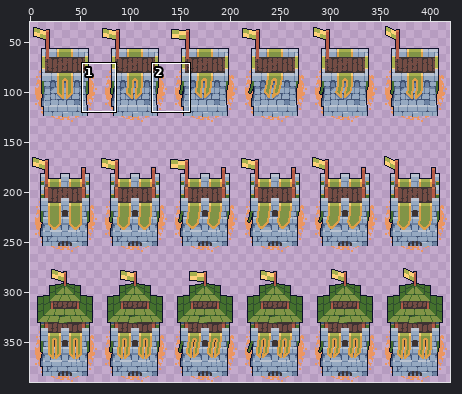
A sprite sheet gets an edit: images/towers/archer_tower.png. Above: a wide view before the commit, with the close-up outlined.
Close-up. Earlier state:
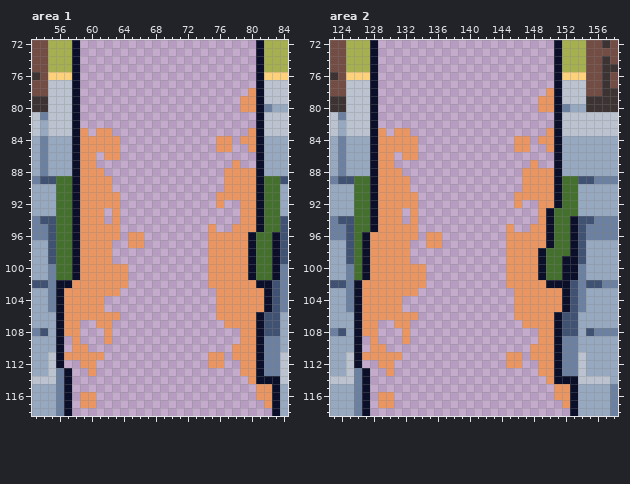
The file is 420x390 pixels. Shown: area 1: x 53..84, y 72..118; area 2: x 123..158, y 72..118. The wide view leaves out empty margins. The commit also changed other parts of the picture, which this record leaves out.
Now the later version:
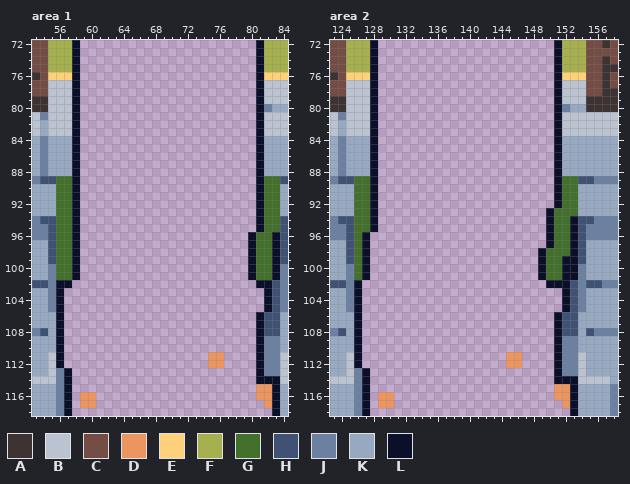
Palette (. is transparent): A #3d3333  B #bbc3d0  C #734c44  D #eb9661  E #fdd179  F #a6b04f  G #44702d  H #405273  J #6c81a1  K #96a9c1  L #0c0f2a
Diff:
--- area 1
@@ x 53..84 @@
  77 CCBBBL......................LBBB
- 78 CCBBBL.....................DLBBB
- 79 AABBBL....................DDLBBB
- 80 AABBBL....................DDLJKK
+ 78 CCBBBL......................LBBB
+ 79 AABBBL......................LBBB
+ 80 AABBBL......................LJKK
  81 BJBBBL......................LBBB
  82 BKBBBL......................LBBB
- 83 BKBBBLD.DD.................DLBBB
- 84 KJKKKLDDDDD............DD.DDLKKK
- 85 KJKKKLDDDDD............DD..DLKKK
- 86 KJKKKLDD.DD.................LKKK
- 87 KJKKKLDD.................D..LKKK
- 88 KJKKKLDDD...............DDDDLKKK
- 89 JHHGGLDDDD..............DDDDLGGH
- 90 KKKGGLDDDD..............DDDDLGGK
- 91 KKKGGLDDDDD............DDDDDLGGK
- 92 KKKGGLDDDDD............D..DDLGGK
- 93 KKKGGLDDD.D...............DDLGGK
- 94 JHHGGLDDD.D...............DDLGGH
- 95 JJHGGLDDDDD...........D..DDDLGGH
- 96 JJHGGLDDDDD.DD........DDDDDLGGLH
- 97 KKHGGLDDDD..DD........DDDDDLGGLH
- 98 KKHGGLDDDD............DDDDDLGGLH
- 99 KKHGGLDDDD............DDDDDLGGLH
-100 KKJGGLDDDDDD..........DDDDDLGGLJ
-101 KKJGGLDDDDDD..........DDDDDLGGLJ
-102 HHJLLDDDDDDD..........DDDDDDLLHJ
-103 KKJLDDDDDDD............DDDDDDLHJ
-104 KKJLDDDDD..............DDDDDDLHJ
-105 KKJLDDDDD..............DDDDDDLHJ
-106 KKKLDDDDDDD............DDDDDLHHK
-107 KKKLDD..DD..............DDDDLHHK
-108 JHKLDD...D................DDLHHK
-109 KKKL.D...D................DDLJJK
-110 KKKL.DD..................DDDLJJK
-111 KKBLDDDDD.............DD.DDDLJJB
-112 KKBL..DD..............DD..DDLJJB
-113 KKBJL..D..................DDLJJB
-114 BBBJL......................DLLLB
+ 83 BKBBBL......................LBBB
+ 84 KJKKKL......................LKKK
+ 85 KJKKKL......................LKKK
+ 86 KJKKKL......................LKKK
+ 87 KJKKKL......................LKKK
+ 88 KJKKKL......................LKKK
+ 89 JHHGGL......................LGGH
+ 90 KKKGGL......................LGGK
+ 91 KKKGGL......................LGGK
+ 92 KKKGGL......................LGGK
+ 93 KKKGGL......................LGGK
+ 94 JHHGGL......................LGGH
+ 95 JJHGGL......................LGGH
+ 96 JJHGGL.....................LGGLH
+ 97 KKHGGL.....................LGGLH
+ 98 KKHGGL.....................LGGLH
+ 99 KKHGGL.....................LGGLH
+100 KKJGGL.....................LGGLJ
+101 KKJGGL.....................LGGLJ
+102 HHJLL.......................LLHJ
+103 KKJL.........................LHJ
+104 KKJL.........................LHJ
+105 KKJL.........................LHJ
+106 KKKL........................LHHK
+107 KKKL........................LHHK
+108 JHKL........................LHHK
+109 KKKL........................LJJK
+110 KKKL........................LJJK
+111 KKBL..................DD....LJJB
+112 KKBL..................DD....LJJB
+113 KKBJL.......................LJJB
+114 BBBJL.......................LLLB
 115 KKKJL.......................DDLK
--- area 2
@@ x 123..158 @@
  77 CCBBBL......................LBBBCCAC
- 78 CCBBBL.....................DLBBBCCAA
- 79 AABBBL....................DDLBBBAAAA
- 80 AABBBL....................DDLJKKAAAA
+ 78 CCBBBL......................LBBBCCAA
+ 79 AABBBL......................LBBBAAAA
+ 80 AABBBL......................LJKKAAAA
  81 BJBBBL......................LBBBBBBB
  82 BKBBBL......................LBBBBBBB
- 83 BKBBBLD.DD.................DLBBBBBBB
- 84 KJKKKLDDDDD............DD.DDLKKKKKKK
- 85 KJKKKLDDDDD............DD..DLKKKKKKK
- 86 KJKKKLDD.DD.................LKKKKKKK
- 87 KJKKKLDD.................D..LKKKKKKK
- 88 KJKKKLDDD...............DDDDLKKKKKKK
- 89 JHHGGLDDDD..............DDDDLGGHHJJJ
- 90 KKKGGLDDDD..............DDDDLGGKKKKK
- 91 KKKGGLDDDDD............DDDDDLGGKKKKK
- 92 KKKGGLDDDDD............D..DDLGGKKKKK
- 93 KKKGGLDDD.D...............DLGGGKKKKK
- 94 JHHGGLDDD.D...............DLGGLHHJJJ
- 95 JJHGGLDDDDD...........D..DDLGGLHJJJJ
- 96 JJHGLDDDDDD.DD........DDDDDLGGLHJJJJ
- 97 KKHGLDDDDD..DD........DDDDDLGGLHKKKK
- 98 KKHGLDDDDD............DDDDLGGGLHKKKK
- 99 KKHGLDDDDD............DDDDLGGLLHKKKK
-100 KKJGLDDDDDDD..........DDDDLGGLLJKKKK
-101 KKJGLDDDDDDD..........DDDDLGGLLJKKKK
-102 HHJLDDDDDDDD..........DDDDDLLLHJHHJJ
-103 KKJLDDDDDDD............DDDDDDLHJKKKK
-104 KKJLDDDDD..............DDDDDDLHJKKKK
-105 KKJLDDDDD..............DDDDDDLHJKKKK
-106 KKKLDDDDDDD............DDDDDLHHKKKKK
-107 KKKLDD..DD..............DDDDLHHKKKKK
-108 JHKLDD...D................DDLHHKHJJJ
-109 KKKL.D...D................DDLJJKKKKK
-110 KKKL.DD..................DDDLJJKKKKK
-111 KKBLDDDDD.............DD.DDDLJJBKKKK
-112 KKBL..DD..............DD..DDLJJBKKKK
-113 KKBJL..D..................DDLJJBKKKK
-114 BBBJL......................DLLLBBBBK
+ 83 BKBBBL......................LBBBBBBB
+ 84 KJKKKL......................LKKKKKKK
+ 85 KJKKKL......................LKKKKKKK
+ 86 KJKKKL......................LKKKKKKK
+ 87 KJKKKL......................LKKKKKKK
+ 88 KJKKKL......................LKKKKKKK
+ 89 JHHGGL......................LGGHHJJJ
+ 90 KKKGGL......................LGGKKKKK
+ 91 KKKGGL......................LGGKKKKK
+ 92 KKKGGL......................LGGKKKKK
+ 93 KKKGGL.....................LGGGKKKKK
+ 94 JHHGGL.....................LGGLHHJJJ
+ 95 JJHGGL.....................LGGLHJJJJ
+ 96 JJHGL......................LGGLHJJJJ
+ 97 KKHGL......................LGGLHKKKK
+ 98 KKHGL.....................LGGGLHKKKK
+ 99 KKHGL.....................LGGLLHKKKK
+100 KKJGL.....................LGGLLJKKKK
+101 KKJGL.....................LGGLLJKKKK
+102 HHJL.......................LLLHJHHJJ
+103 KKJL.........................LHJKKKK
+104 KKJL.........................LHJKKKK
+105 KKJL.........................LHJKKKK
+106 KKKL........................LHHKKKKK
+107 KKKL........................LHHKKKKK
+108 JHKL........................LHHKHJJJ
+109 KKKL........................LJJKKKKK
+110 KKKL........................LJJKKKKK
+111 KKBL..................DD....LJJBKKKK
+112 KKBL..................DD....LJJBKKKK
+113 KKBJL.......................LJJBKKKK
+114 BBBJL.......................LLLBBBBK
 115 KKKJL.......................DDLKKKKJ
